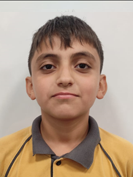
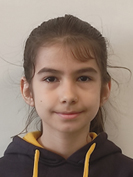
Before/after of a (133, 177) layered artwork. What changed in the layer stack:
removed layer "Layer 29" over [0, 0, 133, 177]
removed layer "Layer 28" over [0, 0, 133, 177]
removed layer "Layer 27" over [0, 0, 133, 177]
removed layer "Layer 26" over [0, 0, 133, 177]
removed layer "Layer 24" over [0, 0, 133, 177]
removed layer "Layer 23" over [0, 0, 133, 177]
removed layer "Layer 17" over [0, 0, 133, 177]
removed layer "Layer 16" over [0, 0, 133, 177]
removed layer "Layer 15" over [0, 0, 133, 177]
removed layer "Layer 14" over [0, 0, 133, 177]
removed layer "Layer 13" over [0, 0, 133, 177]
removed layer "Layer 12" over [0, 0, 133, 177]
removed layer "Layer 11" over [0, 0, 133, 177]
removed layer "Layer 10" over [0, 0, 133, 177]
removed layer "Layer 9" over [0, 0, 133, 177]
removed layer "Layer 8" over [0, 0, 133, 177]
removed layer "Layer 7" over [0, 0, 133, 177]
removed layer "Layer 6" over [0, 0, 133, 177]
removed layer "Layer 5" over [0, 0, 133, 177]
removed layer "Layer 4" over [0, 0, 133, 177]
removed layer "Layer 3" over [0, 0, 133, 177]
removed layer "Layer 2" over [0, 0, 133, 177]
removed layer "Layer 1" over [0, 0, 133, 177]
removed layer "Background" over [0, 0, 133, 177]
…and 7 more changes (7 removed)
